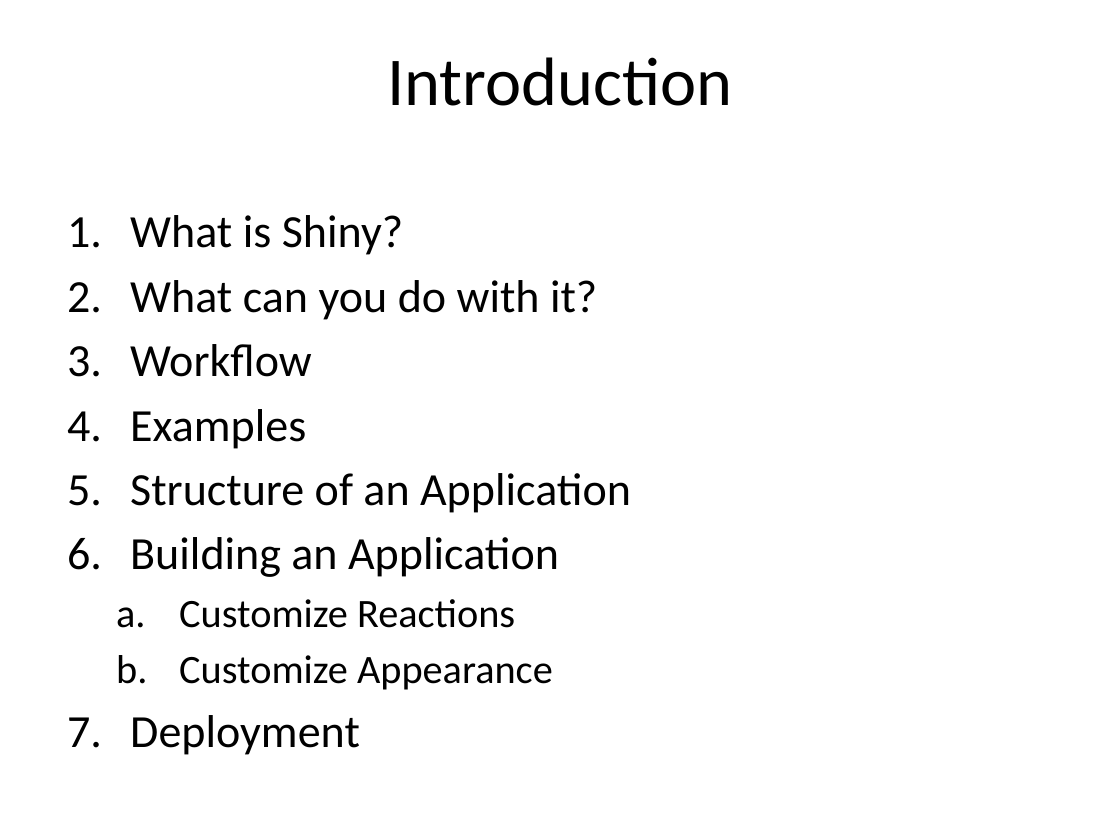
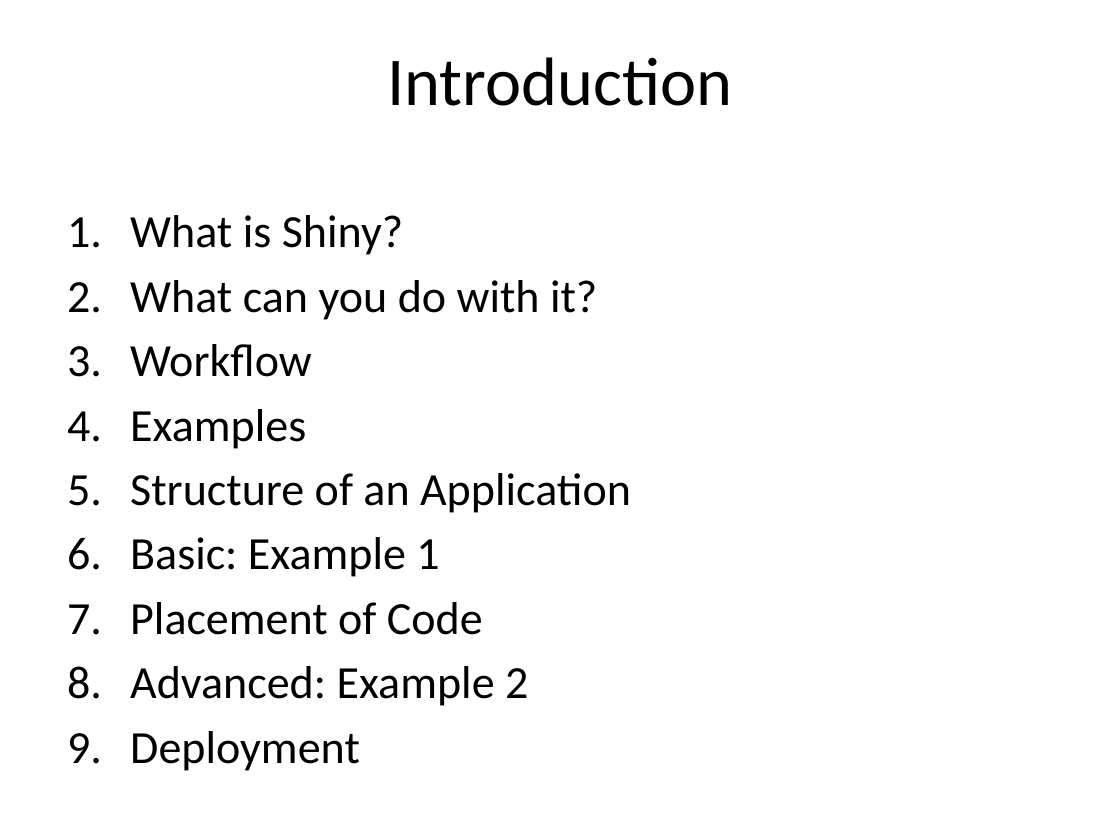
Before and after one commit to cabradbury/shiny-apps-part1, a slide deck: slide 2 of Presentation.pptx. Drawn at 1120x840 pixels with LibreOffice and Linux fonts; fonts in the diff are those of the drawing. Boxes give left, top, right and bottom in pixels: in the first picture for what was removed or moved away, otherwise in the second. Text is boxed around its words. In the diff, an @@ line names an element or a change of style, - is before the commit and + after.

Commit message:
Updates to presentation.

```diff
--- a/Presentation.pptx
+++ b/Presentation.pptx
@@ text at (x1=130, y1=537, x2=528, y2=706): text changed; size 25.9 to 29.6 pt @@
-6. Building an Application
-  a. Customize Reactions
-  b. Customize Appearance
+6. Basic: Example 1
+7. Placement of Code
+8. Advanced: Example 2
```
Also in this commit, not shown: 1 other slide changed, 2 slides added.
